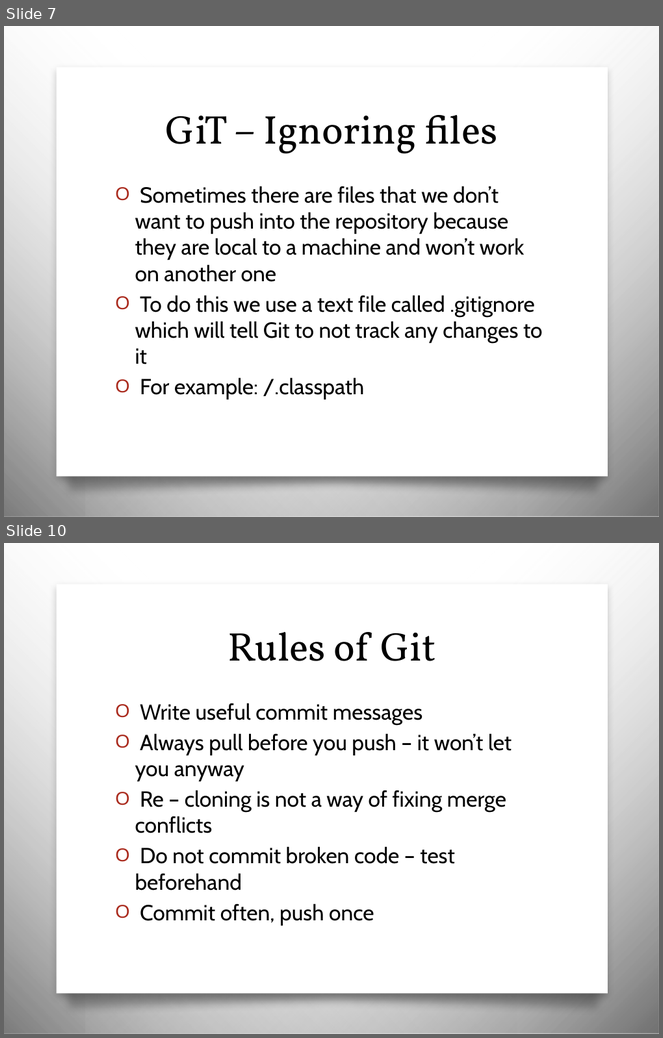
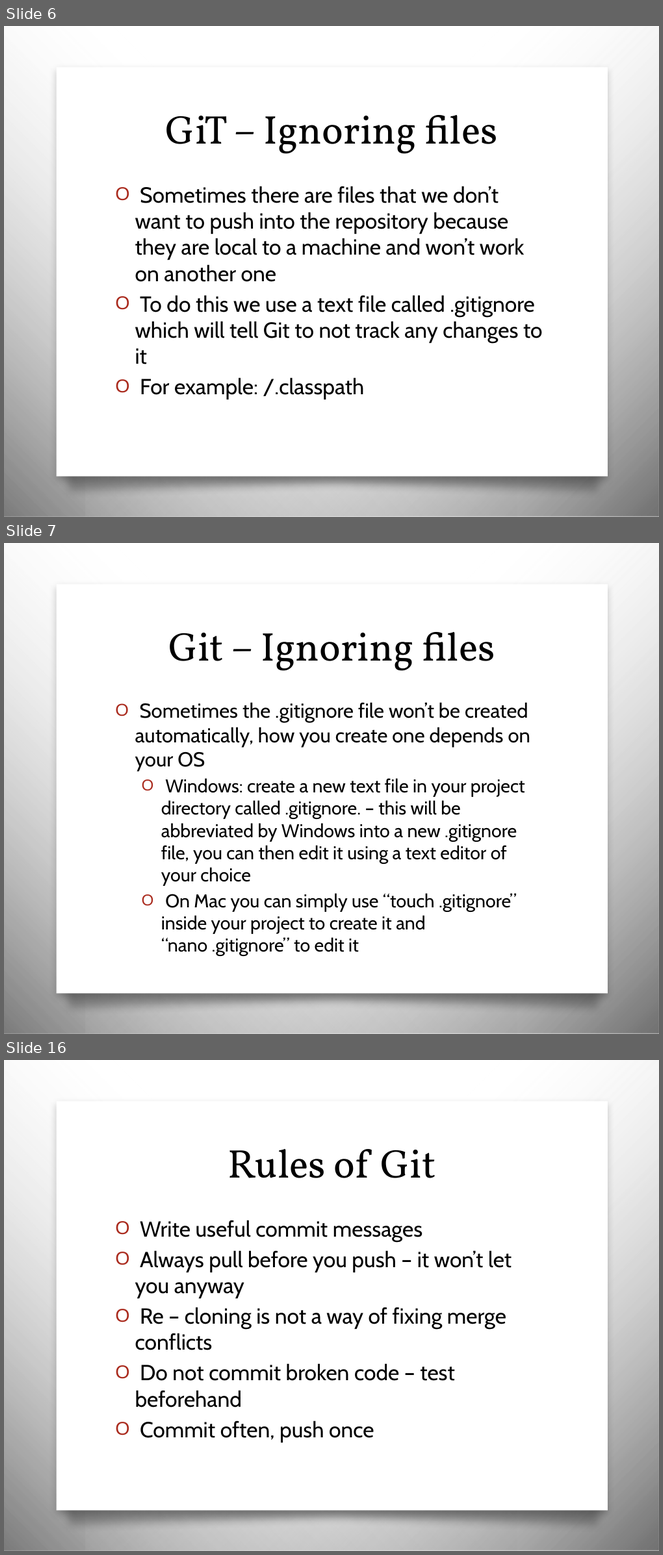
Before and after one commit to JCMander/PortalPower, a slide deck: Git/Git Slides.pptx. Shown one above the other, each under a label of ours: slides 7 and 10 before the commit, slides 6, 7 and 16 after it; the slides between them are not shown. The pictures are 663x1038 and 663x1555 pixels, drawn with LibreOffice and Linux fonts; fonts in the diff are those of the drawing; background and template pictures are left out. Boxes give left, top, right and bottom in pixels: in the first picture for what was removed or moved away, otherwise in the second. Text is boxed around its words. In the diff, an @@ line names an element or a change of style, - is before the commit and + after.

```diff
--- a/Git/Git Slides.pptx
+++ b/Git/Git Slides.pptx
@@ slide 7 added at box(4, 543, 659, 1034), background picture (left out); not listed: 4 template elements that a slide beside it also shows @@
@@ title added at box(168, 632, 495, 671), 44 pt, text #000000 @@
+Git – Ignoring files
@@ text added at box(135, 702, 530, 956), 20.4 pt, text #000000 @@
+O Sometimes the .gitignore file won’t be created automatically, how you create one depends on your OS
+  O Windows: create a new text file in your project directory called .gitignore. – this will be abbreviated by Windows into a new .gitignore file, you can then edit it using a text editor of your choice
+  O On Mac you can simply use “touch .gitignore” inside your project to create it and “nano .gitignore” to edit it
@@ what was slide 7 is now slide 6 @@
@@ what was slide 10 is now slide 16 @@
```
Also in this commit, not shown: 7 slides changed, 5 other slides added.
